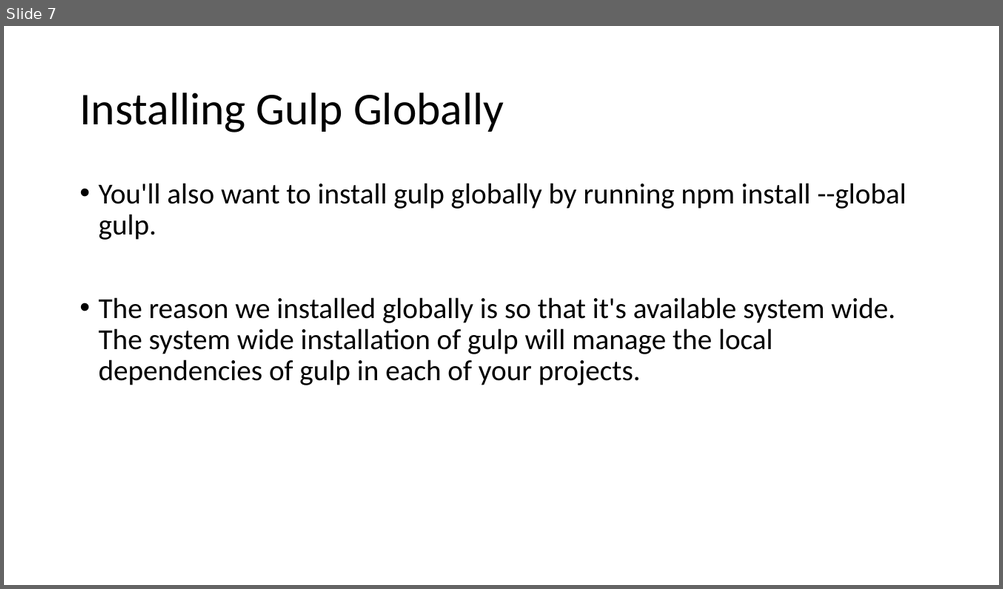
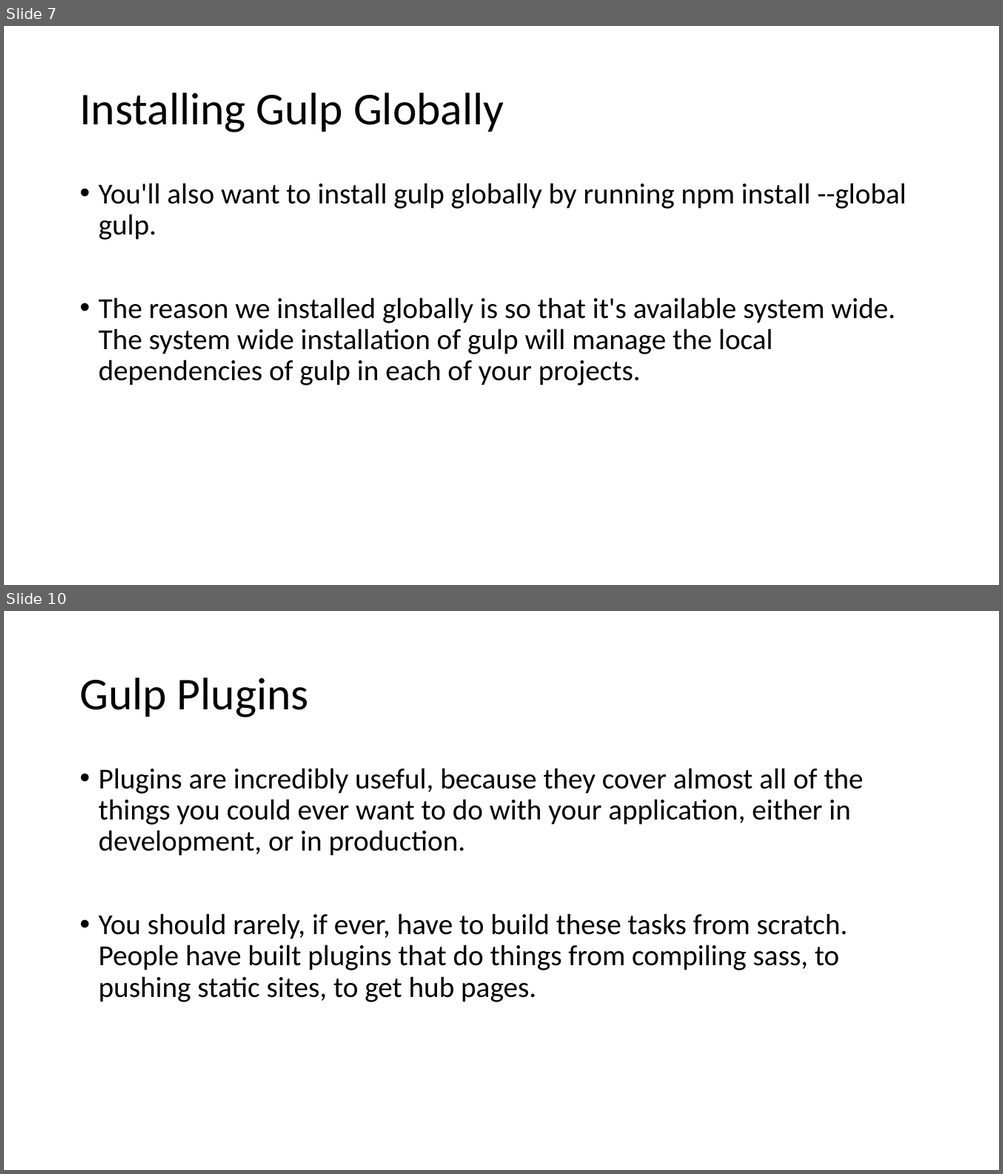
Before and after one commit to AbWahab07/TH-Gulp, a slide deck: Gulp Basics.pptx. Shown one above the other, each under a label of ours: slide 7 before the commit, slides 7 and 10 after it; the slides between them are not shown. The pictures are 1003x589 and 1003x1174 pixels, drawn with LibreOffice and Linux fonts; fonts in the diff are those of the drawing. Boxes give left, top, right and bottom in pixels: in the first picture for what was removed or moved away, otherwise in the second. Text is boxed around its words. In the diff, an @@ line names an element or a change of style, - is before the commit and + after.

```diff
--- a/Gulp Basics.pptx
+++ b/Gulp Basics.pptx
@@ slide 10 added at box(4, 611, 999, 1170), background #FFFFFF @@
@@ title added at box(79, 678, 309, 718), 44 pt, text #000000 @@
+Gulp Plugins
@@ text added at box(99, 768, 863, 1002), 28 pt, text #000000 @@
+• Plugins are incredibly useful, because they cover almost all of the things you could ever want to do with your application, either in development, or in production.
+• You should rarely, if ever, have to build these tasks from scratch. People have built plugins that do things from compiling sass, to pushing static sites, to get hub pages.
```
Also in this commit, not shown: 6 other slides added, 6 other files.
